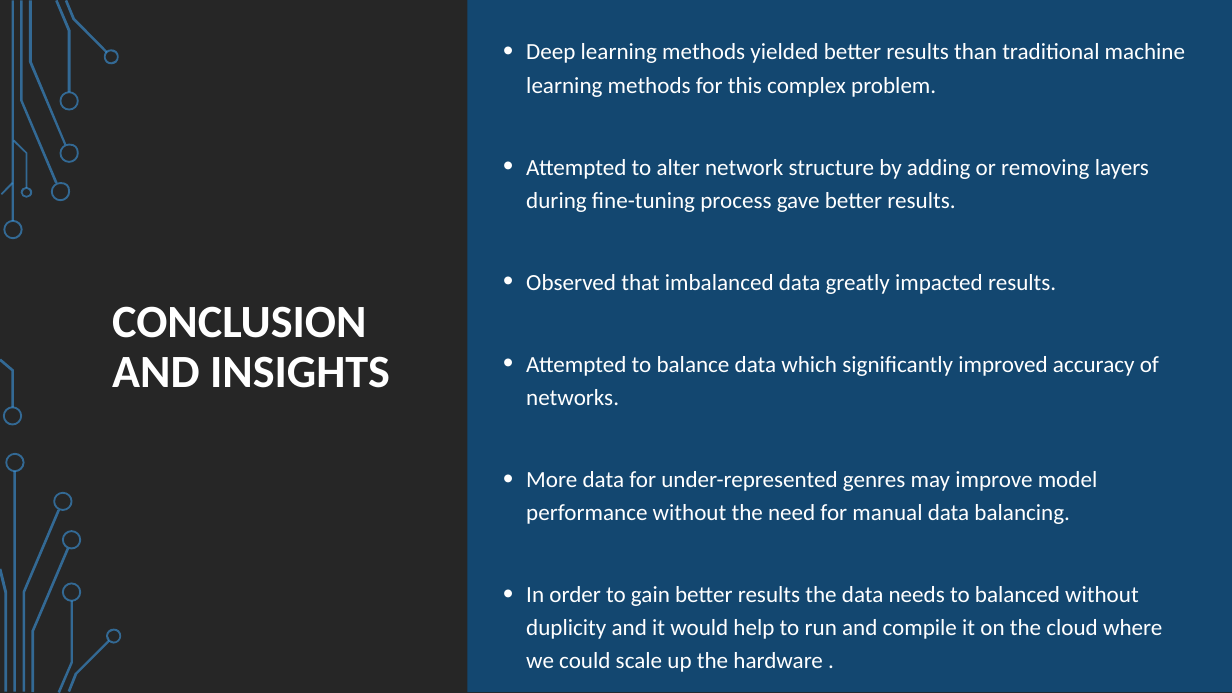
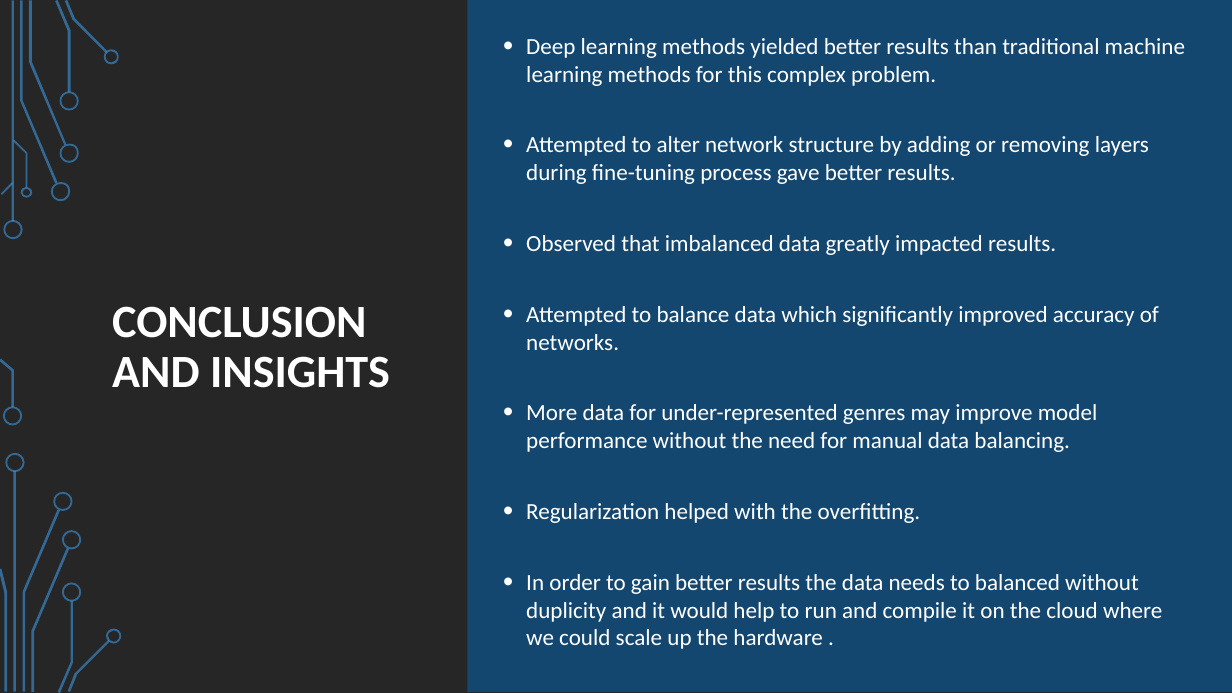
Before and after one commit to netanellevine/Songs_Genres_Classification, a slide deck: slide 10 of Deep learning presentation.pptx. Drawn at 1232x693 pixels with LibreOffice and Linux fonts; fonts in the diff are those of the drawing; background and template pictures are left out. Boxes give left, top, right and bottom in pixels: in the first picture for what was removed or moved away, otherwise in the second. Text is boxed around its words. In the diff, an @@ line names an element or a change of style, - is before the commit and + after.

```diff
--- a/Deep learning presentation.pptx
+++ b/Deep learning presentation.pptx
@@ text at box(526, 38, 1185, 649): line spacing 1.2 to 1 @@
@@ text at box(526, 503, 921, 523): paragraph added @@
+• Regularization helped with the overfitting.
```
Also in this commit, not shown: 1 other slide changed.
